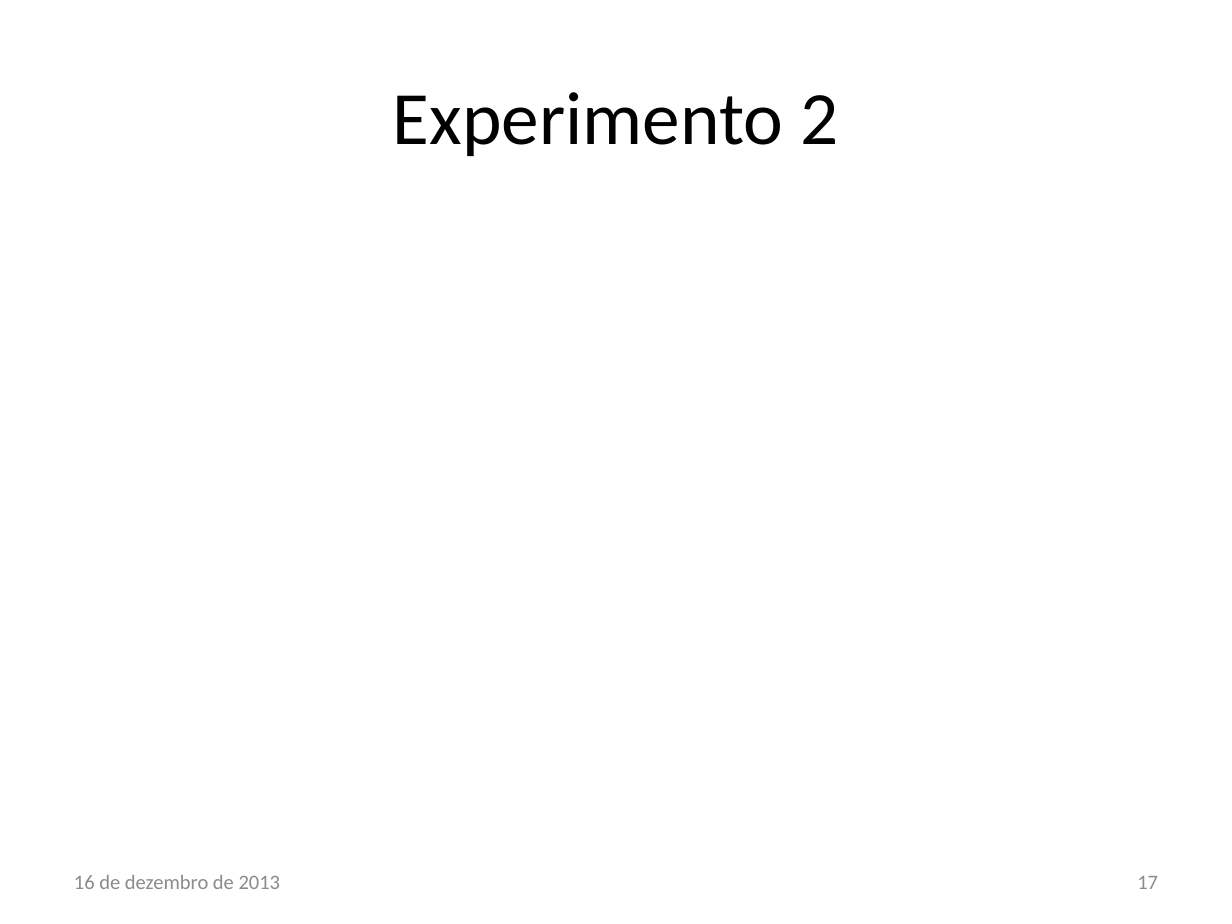
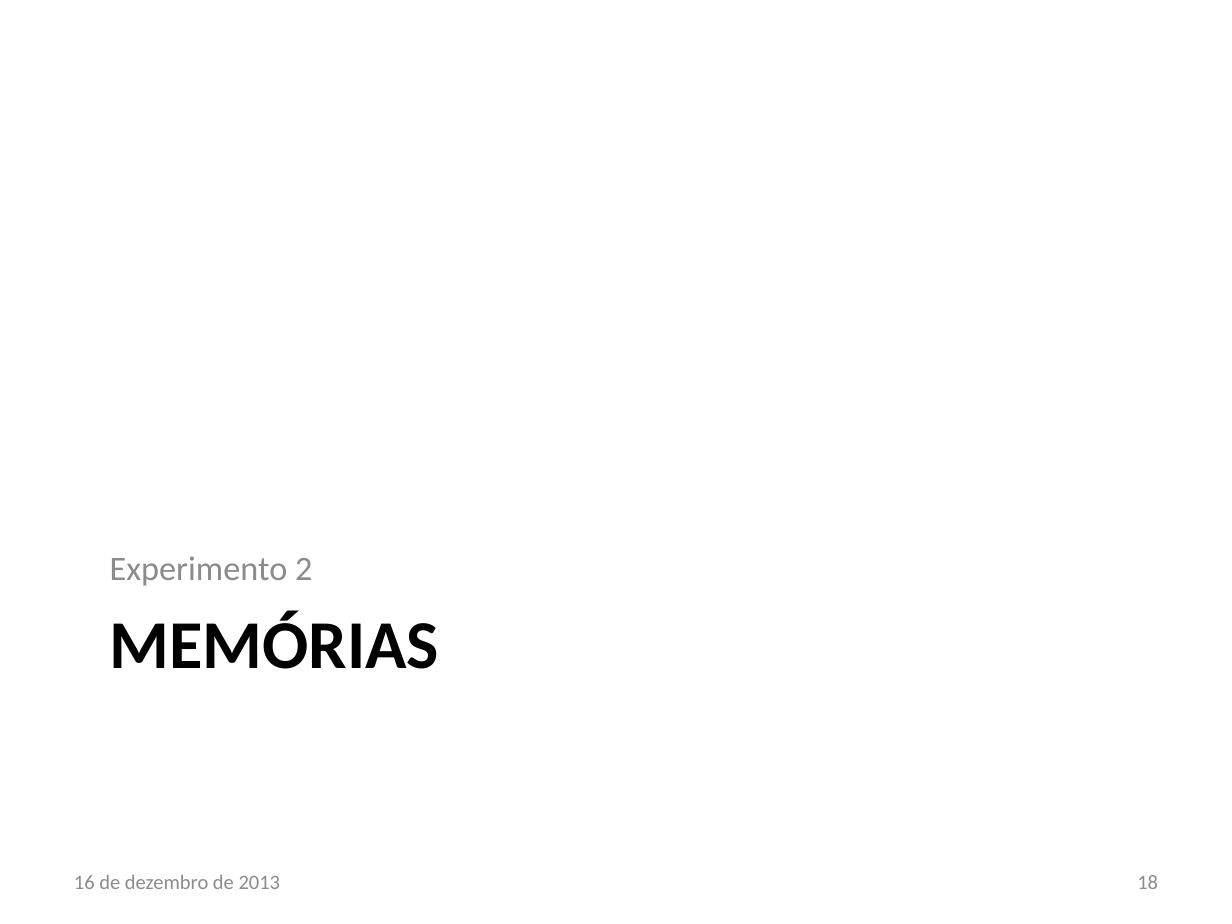
Before and after one commit to lsoliveira459/tg2, a slide deck: slide 18 of Apresentação/Estudo e Implementação de Reconfiguração Dinâmica.pptx (slide 17 before the commit). Drawn at 1232x924 pixels with LibreOffice and Linux fonts; fonts in the diff are those of the drawing; background and template pictures are left out. Boxes give left, top, right and bottom in pixels: in the first picture for what was removed or moved away, otherwise in the second. Text is boxed around its words. In the diff, an @@ line names an element or a change of style, - is before the commit and + after.

```diff
--- a/Apresentação/Estudo e Implementação de Reconfiguração Dinâmica.pptx
+++ b/Apresentação/Estudo e Implementação de Reconfiguração Dinâmica.pptx
@@ text "Experimento 2": place and size @@
-text "Experimento 2" at [393, 92, 838, 156]
+text "Experimento 2" at [110, 556, 312, 586]
@@ text "Experimento 2" at [110, 556, 312, 586]: size 44 to 20 pt, text colour #000000 to #8C8C8C; alignment centre to left; more space between paragraphs; vertical alignment middle to bottom @@
@@ title added at [110, 611, 439, 669], 40 pt, text #000000, bold @@
+MEMÓRIAS
@@ page number at [1137, 875, 1158, 889]: text changed @@
-17
+18
```
Also in this commit, not shown: 3 other slides changed, 4 slides added, 5 other files.
